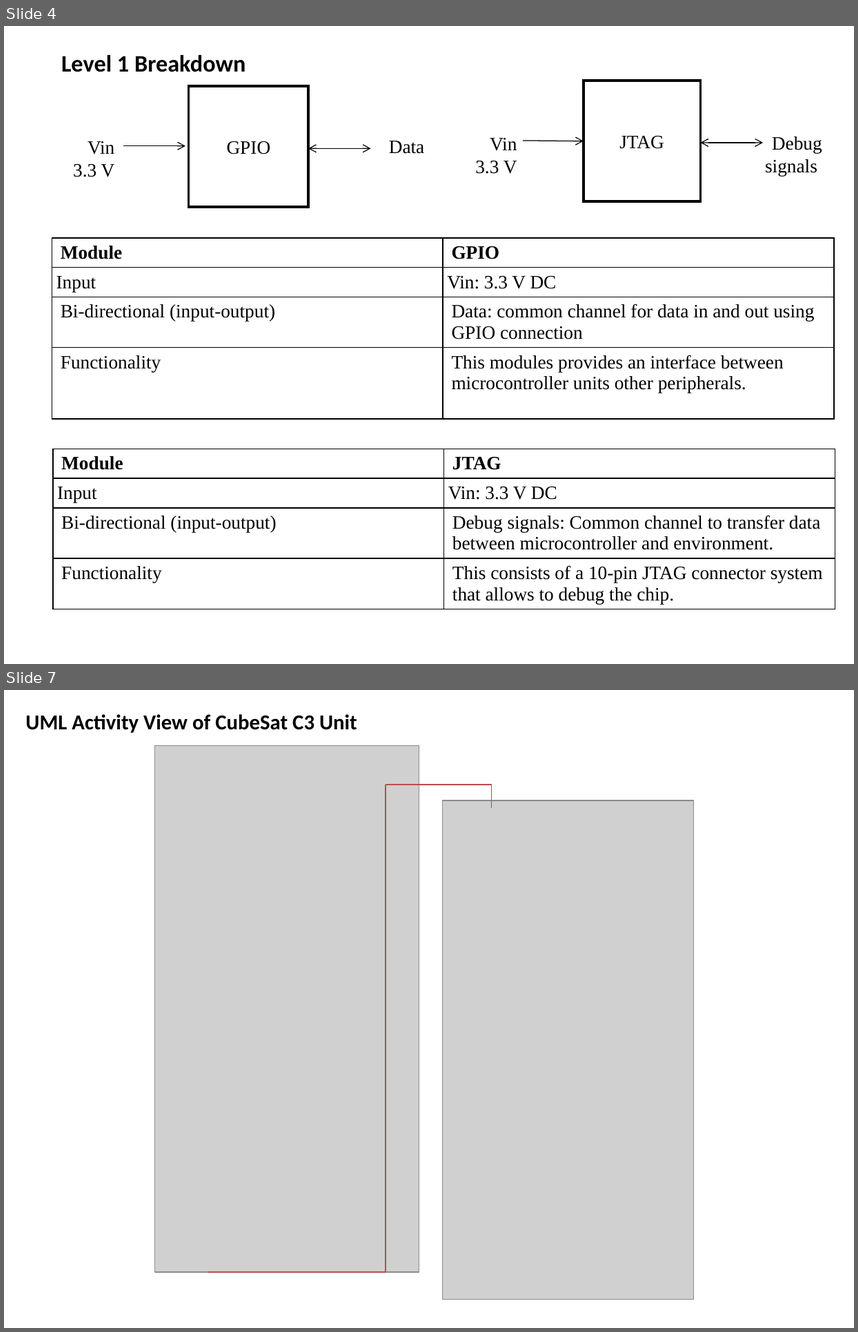
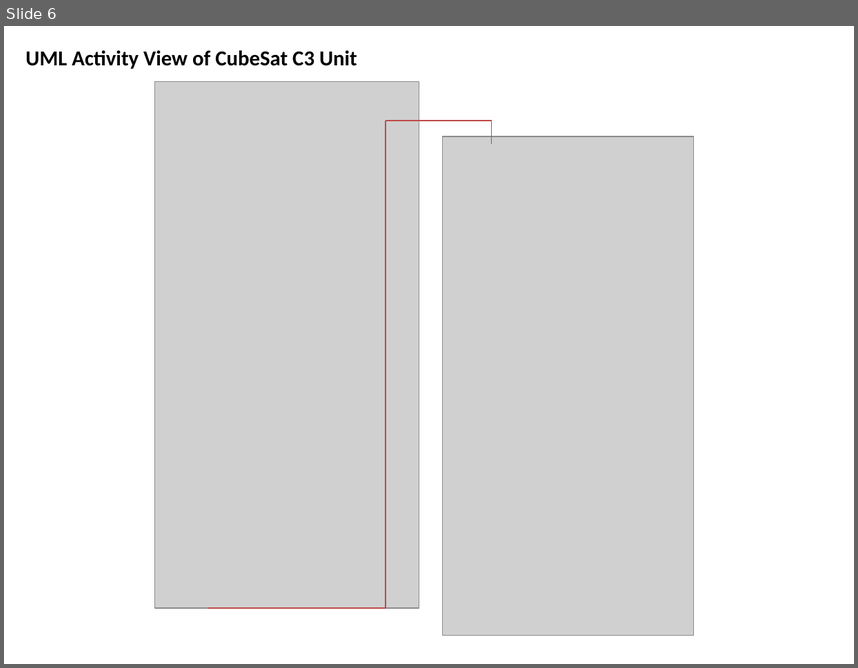
Before and after one commit to wrh2/sputnik, a slide deck: HW5_Design_Diagrams/T05 _ CUBESAT HW05.pptx. Shown one above the other, each under a label of ours: slides 4 and 7 before the commit, slide 6 after it; the slides between them are not shown. The pictures are 858x1332 and 858x668 pixels, drawn with LibreOffice and Linux fonts; fonts in the diff are those of the drawing; grey boxes stand for pictures. Boxes give left, top, right and bottom in pixels: in the first picture for what was removed or moved away, otherwise in the second. Text is boxed around its words. In the diff, an @@ line names an element or a change of style, - is before the commit and + after.

```diff
--- a/HW5_Design_Diagrams/T05 _ CUBESAT HW05.pptx
+++ b/HW5_Design_Diagrams/T05 _ CUBESAT HW05.pptx
@@ slide 4 removed at [4, 26, 854, 664], background #FFFFFF @@
@@ text removed at [61, 55, 246, 72] @@
-Level 1 Breakdown
@@ double arrow removed from (308, 148) to (371, 148) @@
@@ arrow removed from (523, 141) to (584, 141) @@
@@ group removed at [41, 81, 831, 207]: 6 rectangles, 1 arrow, 1 double arrow @@
-GPIO
-Data
-Vin
-3.3 V
-JTAG
-Debug
-signals
-Vin
-3.3 V
@@ table removed at [52, 238, 833, 430], 4 rows, 2 columns @@
-Module | GPIO
-Input | Vin: 3.3 V DC
-Bi-directional (input-output) | Data: common channel for data in and out using GPIO connection
-Functionality | This modules provides an interface between microcontroller units other peripherals.
@@ table removed at [53, 448, 835, 619], 4 rows, 2 columns @@
-Module | JTAG
-Input | Vin: 3.3 V DC
-Bi-directional (input-output) | Debug signals: Common channel to transfer data between microcontroller and environment.
-Functionality | This consists of a 10-pin JTAG connector system that allows to debug the chip.
@@ what was slide 7 is now slide 6 @@
```
Also in this commit, not shown: 5 slides changed, 1 other file.
